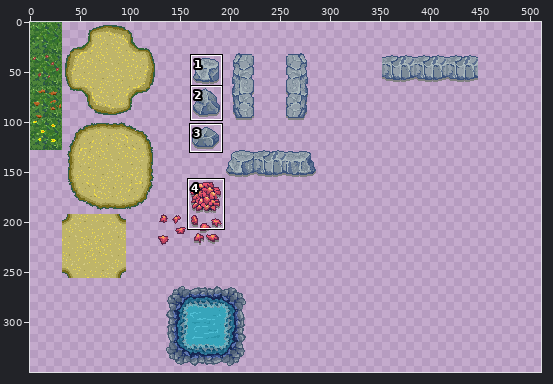
Sprite sheet: assets/images/tiled/tiled_projects/Syysjam23Tiled/Ground.png. The first picture is a wide view before the edit; the outline marks the close-up.
Close-up. Before the commit:
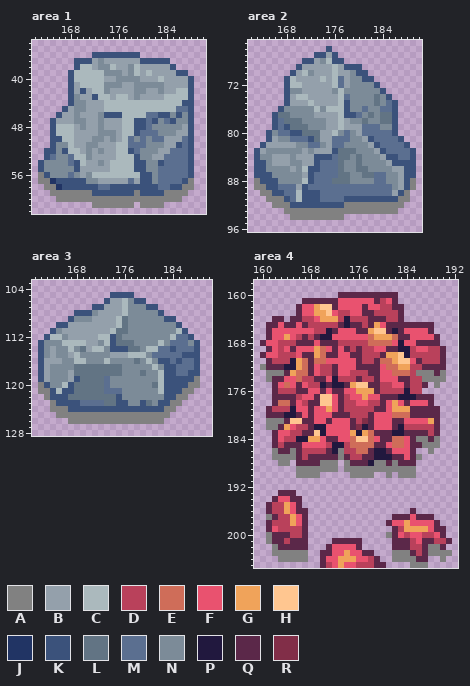
The file is 512x512 pixels. Pixels under 10% opacity are left out. Colours within 5 levels of each other are drawn and written as one. Shown: area 1: x 162..190, y 34..62; area 2: x 162..190, y 65..96; area 3: x 161..190, y 103..128; area 4: x 159..192, y 158..205. The wide view leaves out empty margins. The commit also changed other parts of the picture, which this record leaves out.
Palette (. is transparent): A #818181  B #94a0ab  C #abb9bd  D #b9415b  E #cf6d59  F #e9526f  G #f0a35a  H #ffc690  J #213464  K #3b527b  L #627484  M #5b6f90  N #7c8b98  P #21183e  Q #5b2849  R #812e48
Pixels before, area 1, first column x 163:
36 .........KKKKKKKK.........
37 ......KKKBNBBBBBBKKKKK....
38 ......KCCBNNCBBNCBBBBBK...
39 .....KCCCCCNNNBNCBCBBBBKK.
40 .....KCCCCCBBNNNNBBBCBBBBK
41 .....KBCCCCNNNBBNNNNNBBBBK
42 .....KBKBCCNBBBBNNBBNBBCCK
43 .....KNBBKCCBCCBNBBBBCCCCK
44 .....KNNBBBCCCCCCCCCCCCCKK
45 ....KBNNBBBCCCCCCCCCCCCMMK
46 ...KBBNBBBNKKKCCCCMMKKNKNK
47 ..KBBBNNBBNBBBCCKKMKNMKNNK
48 ..KCCCBNBBNBBBCCKKMNNNNNBK
49 ..KCCCBBBBNNNBCCKMMMNNNBBK
50 ..KKCCBBBNNBNBCMNMNMMBBBMK
51 ..KNNCBBNNBBBCCMMMNNNBBKMK
52 .KKNKCCBNBNBBCCKMNNNBBMMMK
53 .KMNNMCCNBBBBCCCKNNBBMMMMK
54 KNNNNMKCBBNBCCCCKKNNKMMMMK
55 KNNNNNKBBBBBCCCCKKNNMMMMMK
56 AKNNNMNBNCCCCCCCCKKNMMMMMK
57 AAJKKKKKNNBBBBBMBKKNMMMMKA
58 .AAJKKKKKKMMKKKKKKKKMMKKAA
59 ..AAAAAAAKKKKKKKAKKKKAAAA.
60 ...AAAAAAAAAAAAAAAAAAAAA..
61 .........AAAAAAA.AAAA.....
Pixels before, area 2, first column x 163:
66 ............K..............
67 ..........KKBK.............
68 ........KKBNCKK............
69 .......KBBBBBCBKKK.........
70 ......KBCNBBBCBBNKK........
71 .....KCBBBBCBCMBNNKK.......
72 .....KCCBBBBBCMBNNNNK......
73 .....KNNBBBBBNCNNNNNNK.....
74 .....KBCCBBBBBCMNNNNLNK....
75 .....KBBBCBBBBCKNNNNLNMK...
76 ....KNNNNNCNCCCKNNMNNMMK...
77 ...KLLNNNNBBBBCKKMNLNLLK...
78 ...KMLLLNNNNBBCBNNLNNLLK...
79 ...KMKLLLNNNBBCBBBMMMNNK...
80 ..KNMMKKLLLBBCNMNBMMMMMK...
81 ..KBNNMMMKLBBMMMNNBKMMMMK..
82 .KBBBBBNNMMNBMMNNNNBKMMMMK.
83 KBNNNNNNBNBBBKLLLNNNBKMMMMK
84 KNNBBBNBBBKKKMLLNLNNNBKKMMK
85 KKNBBBNNBBKMMMLNNLNNNNBKKKK
86 KKNNNNBNCKKMMMLNNLLNNNNBBKK
87 KKKNNNNNBKMMMMLLNNLLMMNNBKK
88 AKKKNNNNCKMMMLLLNNNNMMNNBKA
89 AAKKMMMBKMMMMMMMMMMMMMMNBKA
90 .AAKKMMCKKKMMMMMMMMMMMMBKA.
91 ..AAAKMCKKKMMMMKKKKKKKKKAA.
92 ...AAAKKKKKKKKKAAAAAAAAAA..
93 .....AAAAAAAAAAAAAAAAAAA...
94 ......AAAAAAAAA............
Pixels before, area 3, first column x 162:
105 ............KKKK...........
106 ...........KBBCNKK.........
107 .........KKBBBCNNNKK.......
108 ......KKKNBBBBCNNNNNK......
109 .....KNNNBBBBCLNNNNNNKK....
110 ...KKBBBBBBBBCLNNNNNNNNK...
111 ..KNBBBBBBBBCLLNNNNNNNNCK..
112 .KCCNBBBBBCCKLNNNNNNNNCMMK.
113 KNNNCCCCBBNCKLLLNNNNCNMMMNK
114 KNBNNCNLBCCNKKKLLNCCMMKMMMK
115 KNBNNBCNNNNNBBBCCCNMMMMMKKK
116 KBBBNNCCNNNCNNNNLNCNKKMKMMK
117 KBNNNNLLLLLLLLNNNNNCNKKMMMK
118 KBNNNBLLLLLLLLNNNLNNCKKMMKK
119 KBNNNBKLLLLMNNNNNNNNCKKKKKA
120 AKNNCKLLLLLMNNNNNNNLCKKKKAA
121 AAKCKKLLLLLMMMNNNNNNCKKKAA.
122 .AKKKLLLLLLLLKNNNNNNNKKAA..
123 ..AKKKKMMMMLLKKNNKLNKKAA...
124 ..AAAKKKKKKKKKKKKKKKKAA....
125 ...AAAAAAAAAAAAAAAAAAA.....
126 .....AAAAAAAAAAAAAAAA......
Pixels before, area 4, first column x 160:
160 .............QQQQQQQQQQ.........
161 .......QQQQQQFFFFFFQDFQ.........
162 ......QFFGHHQFFFFQFFDDQQ........
163 ......QFFGGHFDDFFQQDDDDQ........
164 ..QQ.QQDDFGGGDPDDDQQQDDQ........
165 .QQFQQFQDDDDDQPQQDQGFQQQQQQQQ...
166 .QFFFFFFFDDPQFFFQQGHHQPQFFFFQ...
167 .QFFGFDQDQPPFFFFFFEGGGEQQFFFFQ..
168 QFFDDDQQQFQQQDDDDDEEEEFPFFQQQQ..
169 .QFDFQFFFGEFQFQDQDDFFQQPPDFFDDQ.
170 QFFDDDFQQGEQQFFQQDDDQGGHPDDDDDQ.
171 .QDDDPGEQEEFFFFFQDDQEEGHHFQDDDQ.
172 AQQQPPGEQFDDQFFFQQQQFEEGGDDQQQQ.
173 .AAAQGEEQFDDQFFDDDQQFFEEEDAAAQA.
174 .AQQFFEDDQQFPDDDQDDQFFFQQDDAAAA.
175 ..QFEFQFDDPQPPQGHHQQDDFFQDDQ.A..
176 ..QDDDQQFFQFQQFFGGGQDDDDPDD.....
177 ..QQQQDFFQHHFQDFFGFFQQQPPPQQQ...
178 ..QEEQFDQQHHFQDDFFDDQFGFQFFFQ...
179 .QDDDPFFQFFGFQDDDDDQQFGGGQQQQQ..
180 .QQQPPQFQFFFQQQDDDQFFFEEEQQQQQ..
181 .AAAQHHQQFFQFFFQDRQFFFQQFFFFGQ..
182 .AAQGFDDQPPFFFFQRPQFFFQPDDDDDQ..
183 ..QFFDDQQHPFFFFGPGEQQQPPQQQQDQ..
184 ..QFDDPPGGFQQFFEHHEFQQEEFQAAQA..
185 ..QDQQQFFFFDPPDEEEEQQFEEFQQAAA..
186 ..AQQAQDDDDQPADDEEQPPQFFFQ..A...
187 ..AAAAQDQQQQQAQDDQQPPPQQFQA.....
188 ...AA.QQQQAAA.AQQQPAAQAQQQ......
189 ......AAAAAAA.AAAAAAAAAAAA......
190 ......AAAA.....AAAA..A.AAA......
191 ................................
192 ................................
193 ...QQQ..........................
194 ..QFFQQ.........................
195 .QDDGFQ.........................
196 .QDDGFQQ.................Q......
197 .AQDDGFQ..............QQQFQQQ...
198 .QDDDGFQ.............QFFGFFFFQ..
199 .QFDDDDQ..............QDGGGGFQQ.
200 .AQQQDDQ.............AQFDFFDDFQ.
201 .AQQDQQQ....QQQQQ.....QQQDFQQDDQ
202 ..AQQQQQ...QFFFFQ.....QQQDDQAAQ.
203 ..AAAAAA..QQFFGFFQQ...AAAQDQAAAA
204 ...AAAAA..QFFGGGFFDQ..AAAAQQ..A.
205 ..........QDFGFFDDDQQ....AAA....
Now the later version:
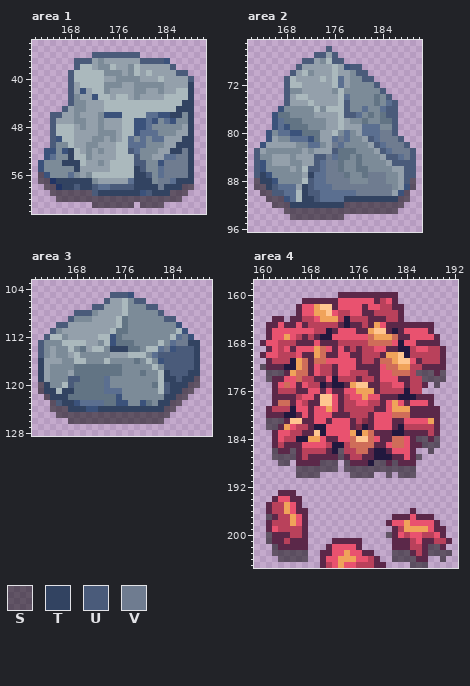
Colours new in this view: S #00000080  T #324361  U #4a5b7a  V #6f7c90
Changes in this commit:
Changed rows in their new state; - is an unchanged pixel.
Area 1:
first column x 163:
36 ---------UUUUUUUU---------
37 ------UUU--------UUUU-----
38 ------U---------------U---
39 -----U-----------------UU-
40 -----U-------------------U
41 -----U-------------------T
42 -----U-------------------T
43 -----U-------------------T
44 -----U------------------TT
45 ----U------------------TTT
46 --UU------------------TT-T
47 --U----------------------T
48 --U----------------------T
49 --U----------------------T
50 --U---------------------TT
51 --U--------------------TTT
52 -----T---------U------TTVT
53 -----T----------U------VVT
54 ----TTT---------UU---VVVVT
55 ------T---------TU---VVVVT
56 S---------------TTU--VVVVT
57 SS-TTTTTT-------TTT-VV-TTT
58 -SS-TTUTTU--UUUUTTTTVTTTSS
59 --SSSSSSSUTTTTTTT-UTTTSSS-
60 ---SSSSSSSSSSSSSSSSSSSSS--
61 ---------SSSSSSS-SSSS-----
Area 2:
first column x 163:
66 ------------U--------------
67 ----------UU-U-------------
68 --------UU---UU------------
69 -------U--------UU---------
70 ------U----------UU--------
71 -----U------------UU-------
72 -----U--------------U------
73 -----U---------------U-----
74 -----U----------------U----
75 -----U---------U-------U---
76 ---------------U------UU---
77 ---------------UU-----UU---
78 -----------------------U---
79 -----------------------U---
80 ---------------------VVU---
81 --------------V----U-VVVU--
82 -------------V------U-VVVU-
83 U------------U-------U-VVVU
84 U---------UUV---------UU-VU
85 U---------U-VV---------UUUU
86 U--------UU-VV-----------UU
87 UT-------T--VVV----VVV---UU
88 STT------U--VVVV---VVV---US
89 SSTU----TU---VVVVVVVVVV---S
90 -SSUU---TUU------VVVVVV--S-
91 --SSS---TTU----TTTTTTTTTSS-
92 ---SSSTTTTTTTTTSSSSSSSSSS--
93 -----SSSSSSSSSSSSSSSSSSS---
94 ------SSSSSSSSS------------
Area 3:
first column x 162:
105 ------------UUU------------
106 -----------U----UU---------
107 ---------UU-------UU-------
108 ------UUU-----------U------
109 -----U---------------UU----
110 ---UU----------------------
111 --U------------------------
112 -U----------------------V--
113 U----------------------VVTT
114 U-----------TTT------V-UUUT
115 U-------------------UUUUUUT
116 T--------------------UUUUUT
117 T--------------------UUUUUT
118 T--------------------TUUUTT
119 T----UU--------------TTUTTS
120 ST---U---------------UTTTSS
121 STT-TT---------------UTTSS-
122 -STTT----------------TTSS--
123 --SUTT--------------TTSS---
124 --SSSTTT--TTTTTTTTTTTSS----
125 ---SSSSSSSSSSSSSSSSSSS-----
126 -----SSSSSSSSSSSSSSSS------
Area 4:
first column x 160:
172 S------------------------------
173 -SSS----------------------SSS-S
174 -S-------------------------SSSS
175 -----------------------------S-
first column x 161:
181 SSS--------------------------
182 SS---------------------------
184 -------------------------SS-S
185 --------------------------SSS
186 -S--S-------S--------------S-
187 -SSSS-------S------------S---
188 --SS-----SSS-S----SS-S-------
189 -----SSSSSSS-SSSSSSSSSSSS----
190 -----SSSS-----SSSS--S-SSS----
first column x 161:
197 S------------------------------
200 S-------------------S----------
201 S------------------------------
202 -S-------------------------SS--
203 -SSSSSS--------------SSS---SSSS
204 --SSSSS--------------SSSS----S-
205 ------------------------SSS----
